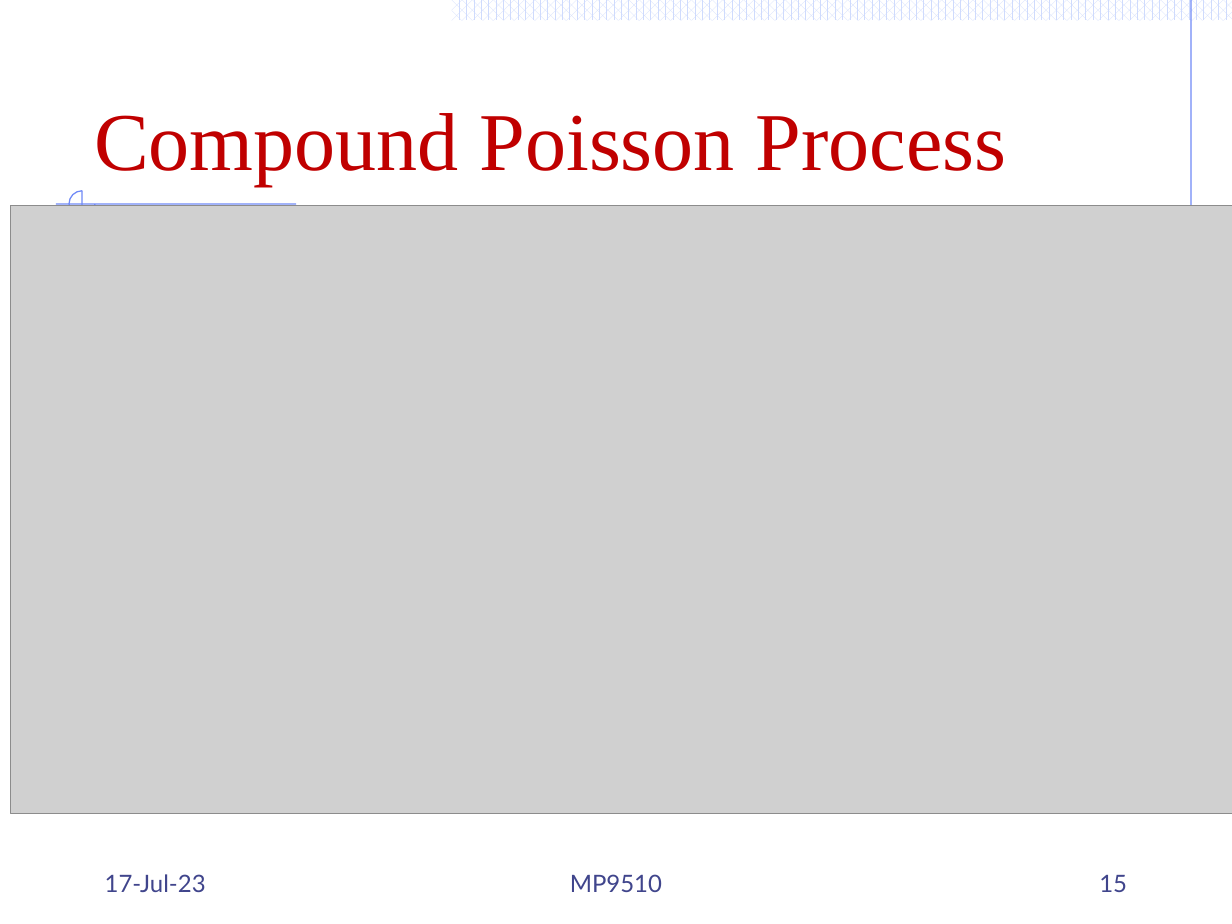
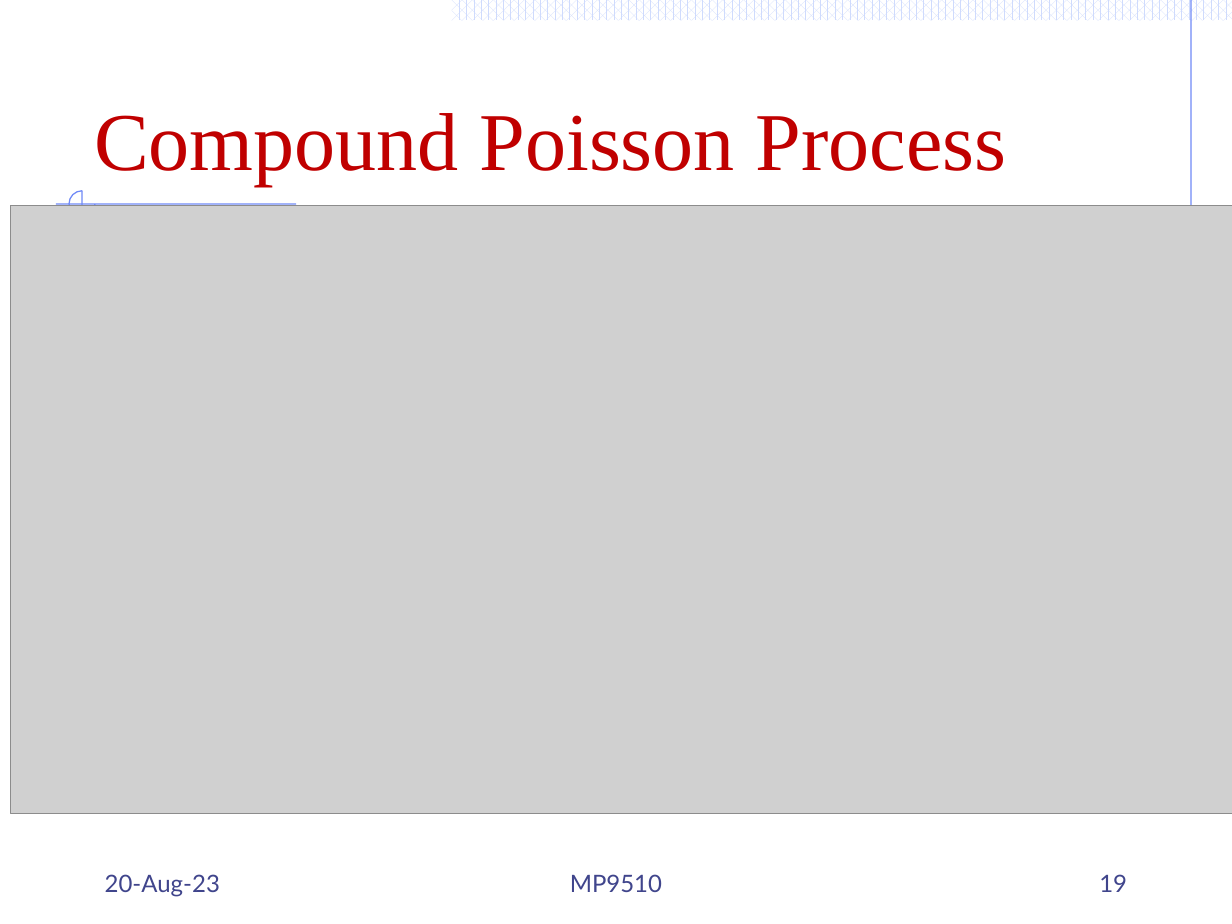
Before and after one commit to Mayooran1987/MC9510, a slide deck: slide 19 of Lect_2_Poisson process.pptx (slide 15 before the commit). Drawn at 1232x924 pixels with LibreOffice and Linux fonts; fonts in the diff are those of the drawing; grey boxes stand for pictures. Boxes give left, top, right and bottom in pixels: in the first picture for what was removed or moved away, otherwise in the second. Text is boxed around its words. In the diff, an @@ line names an element or a change of style, - is before the commit and + after.

```diff
--- a/Lect_2_Poisson process.pptx
+++ b/Lect_2_Poisson process.pptx
@@ text at (105,874,220,897): text changed @@
-17-Jul-23
+20-Aug-23
@@ page number at (1099,874,1127,892): text changed @@
-15
+19
```
Also in this commit, not shown: 14 other slides changed, 4 slides added, 1 slide removed, 1 other file.
